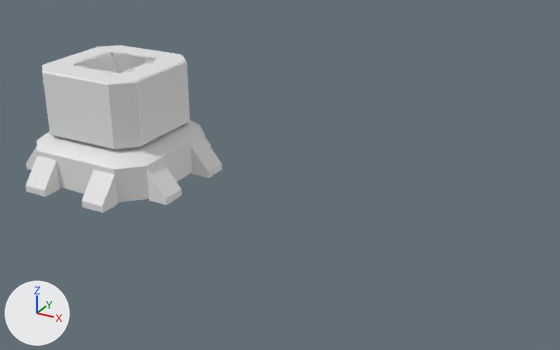
Two versions of the Blender file Assets/Visual/Tower/Parts.blend, one commit apart.
One viewpoint serves both versions: a camera (50 mm lens) standing at (1.83, -5.73, 2.61) and looking at (-1.33, 0.01, -0.26). The axes (+X, +Y, +Z) are drawn at lower left. The lights are the same throughout.

In view in the first picture: 'BottomPart', 'Hatch1', 'Hatch2', 'Hatch3', 'Hatch4', 'MidPart'.
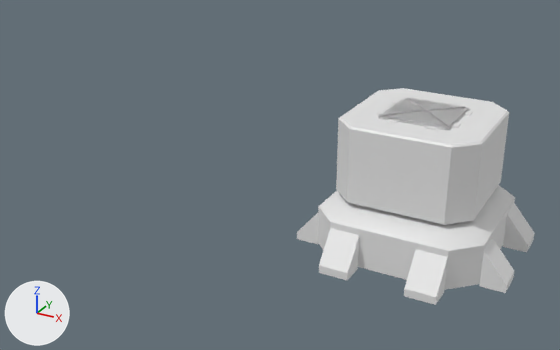
ob_hatch is not drawn itself; it is the parent of ob_hatch1, ob_hatch2, ob_hatch3, ob_hatch4.

What differs and where, as boxes [x1, y1, x2, y2] in the pictures (560 x 350 px):
'MidPart', moved
    before: [42, 45, 190, 149]
    after: [336, 88, 509, 225]
'BottomPart', moved
    before: [25, 120, 222, 213]
    after: [297, 185, 535, 305]
'Hatch4', moved, turned
    before: [73, 62, 119, 73]
    after: [379, 112, 448, 130]
'Hatch1', moved, turned
    before: [116, 59, 156, 73]
    after: [426, 108, 470, 130]
'Hatch2', moved, turned
    before: [112, 52, 155, 62]
    after: [405, 98, 470, 112]
'Hatch3', moved, turned
    before: [73, 52, 114, 65]
    after: [378, 98, 423, 118]
'Detail', moved
    before: [75, 52, 154, 73]
    after: [377, 98, 473, 130]
'Neck', moved (not visible afterwards)
    before: [112, 55, 120, 74]

Edits to the bpy script that builds the scene:
```text
Change ob_midpart:
    ob_midpart.location: (-3.17, 0.0, 0.152) -> (0.0, 0.0, 0.152)
Change ob_bottompart:
    ob_bottompart.location: (-3.17, 0.0, -0.56) -> (0.0, 0.0, -0.56)
Change ob_hatch1:
    ob_hatch1.rotation_euler: (0.0, 0.00585, 0.0) -> (0.0, 0.0219, 0.0)  # degrees (0, 0.3, 0) -> degrees (0, 1.3, 0)
Change ob_hatch2:
    ob_hatch2.rotation_euler: (-0.00585, 0.0, 0.0) -> (-0.0219, 0.0, 0.0)  # degrees (-0.3, 0, 0) -> degrees (-1.3, 0, 0)
Change ob_hatch3:
    ob_hatch3.rotation_euler: (0.0, -0.00585, 0.0) -> (0.0, -0.0219, 0.0)  # degrees (0, -0.3, 0) -> degrees (0, -1.3, 0)
Change ob_hatch4:
    ob_hatch4.rotation_euler: (0.00585, 0.0, 0.0) -> (0.0219, 0.0, 0.0)  # degrees (0.3, 0, 0) -> degrees (1.3, 0, 0)
Change ob_hatch:
    ob_hatch.location: (-3.17, 0.0, 0.152) -> (0.0, 0.0, 0.152)
Change ob_neck:
    ob_neck.location: (-3.17, 0.0, 0.152) -> (0.0, 0.0, -0.588)
```
